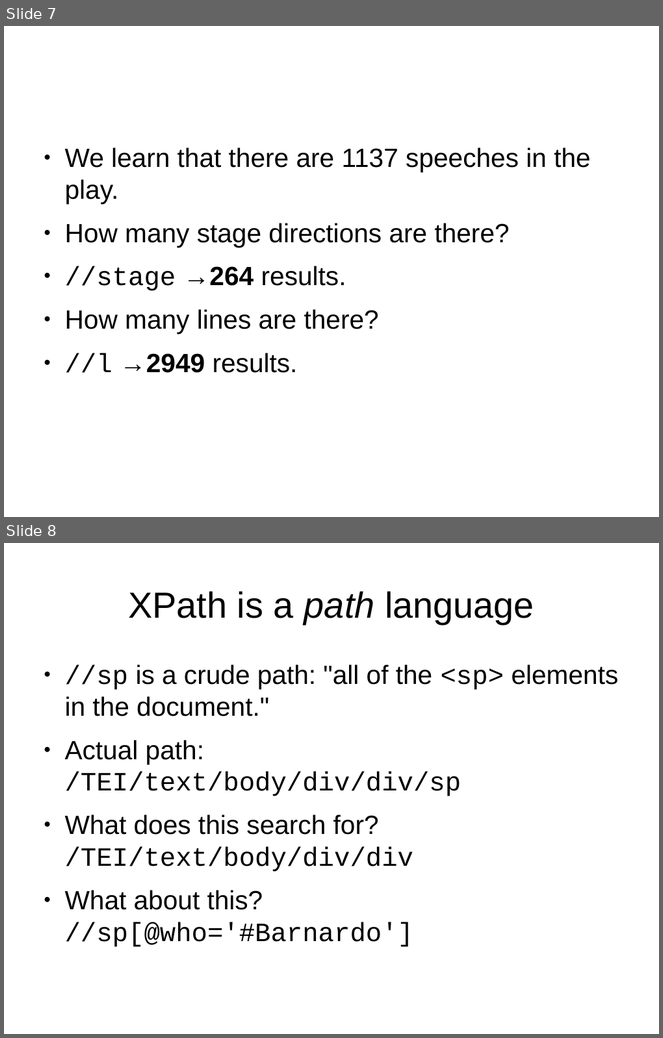
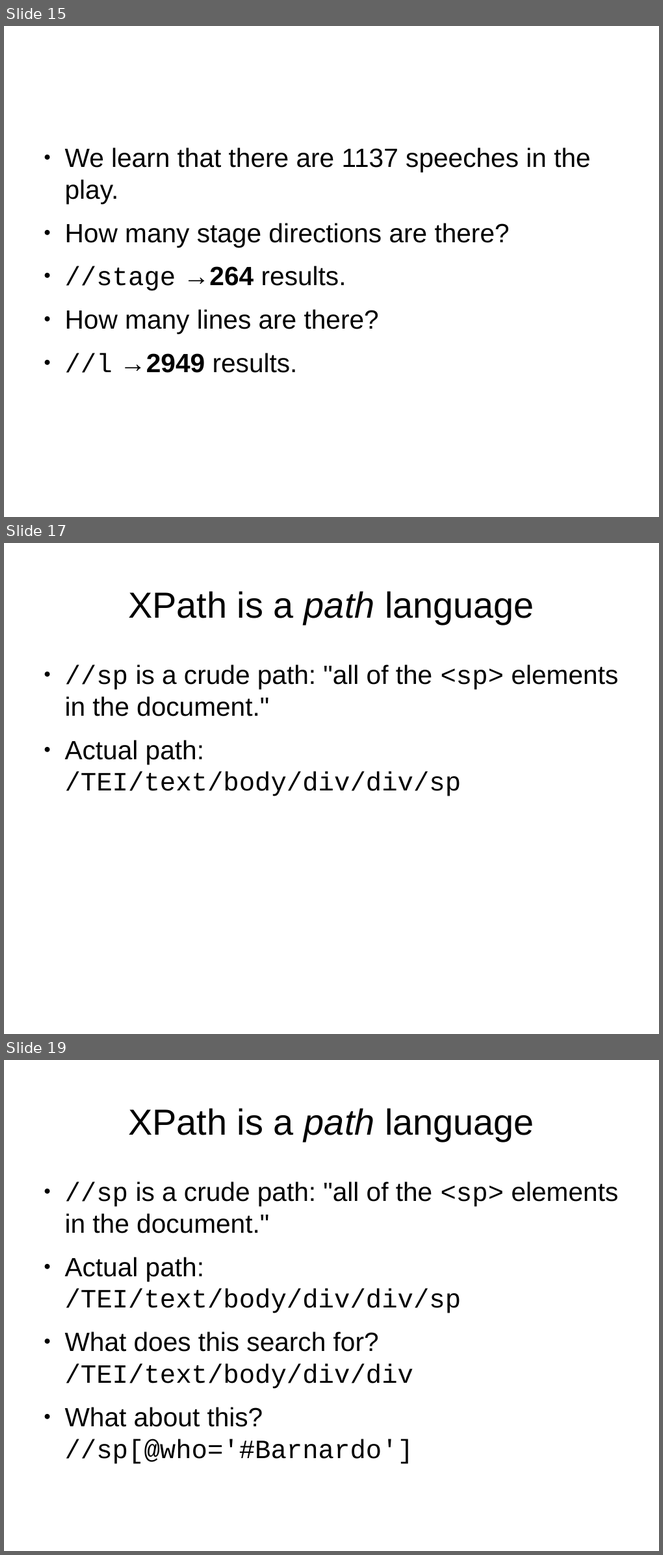
Before and after one commit to martindholmes/XSLT_workshops, a slide deck: intro/presentations/01_xpath_intro.odp. Shown one above the other, each under a label of ours: slides 7 and 8 before the commit, slides 15, 17 and 19 after it; the slides between them are not shown. The pictures are 663x1038 and 663x1555 pixels, drawn with LibreOffice and Linux fonts; fonts in the diff are those of the drawing. Boxes give left, top, right and bottom in pixels: in the first picture for what was removed or moved away, otherwise in the second. Text is boxed around its words. In the diff, an @@ line names an element or a change of style, - is before the commit and + after.

```diff
--- a/intro/presentations/01_xpath_intro.odp
+++ b/intro/presentations/01_xpath_intro.odp
@@ slide 17 added at <box>4,543,659,1034</box>, background #FFFFFF @@
@@ title added at <box>128,591,534,624</box>, 44 pt, text #000000 @@
+XPath is a path language
@@ text added at <box>65,665,619,797</box>, 32 pt, text #000000 @@
+● //sp is a crude path: "all of the <sp> elements in the document."
+● Actual path:
+  /TEI/text/body/div/div/sp
@@ what was slide 7 is now slide 15 @@
@@ what was slide 8 is now slide 19 @@
```
Also in this commit, not shown: 1 slide changed, 16 other slides added, 3 other files.
